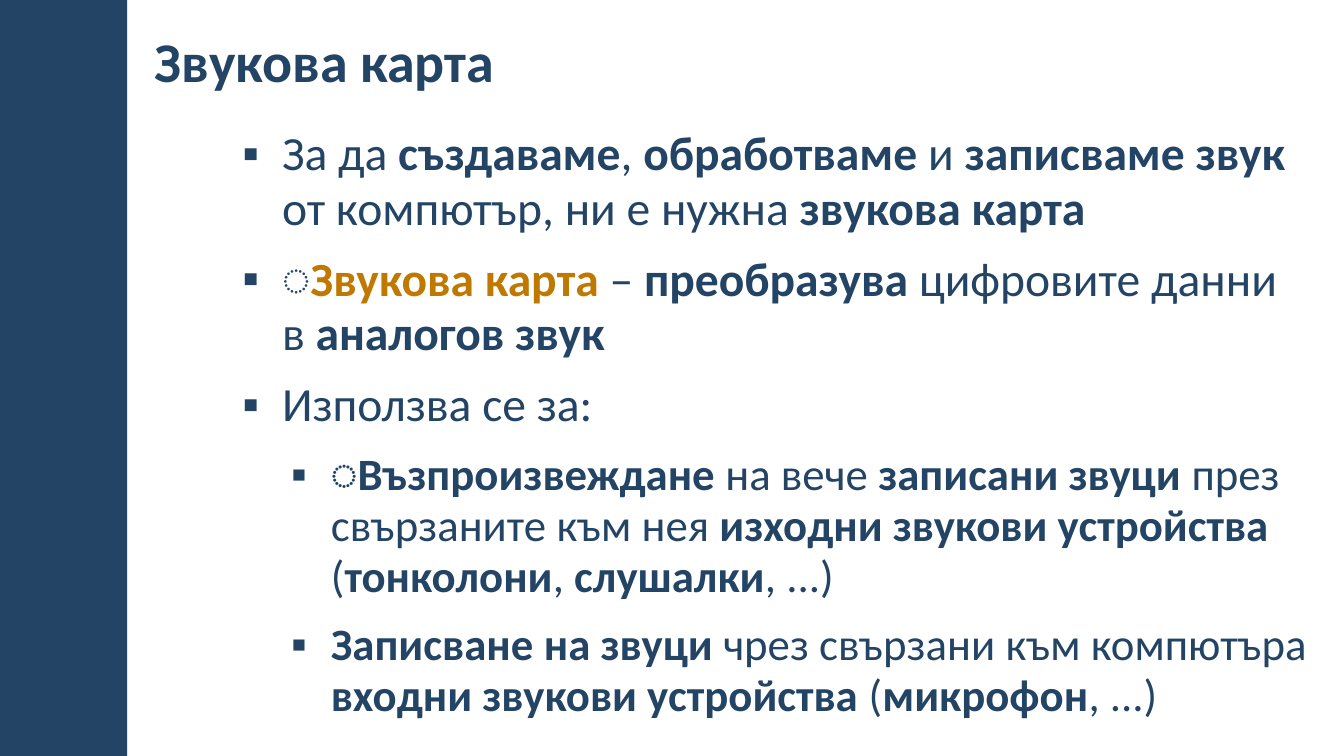
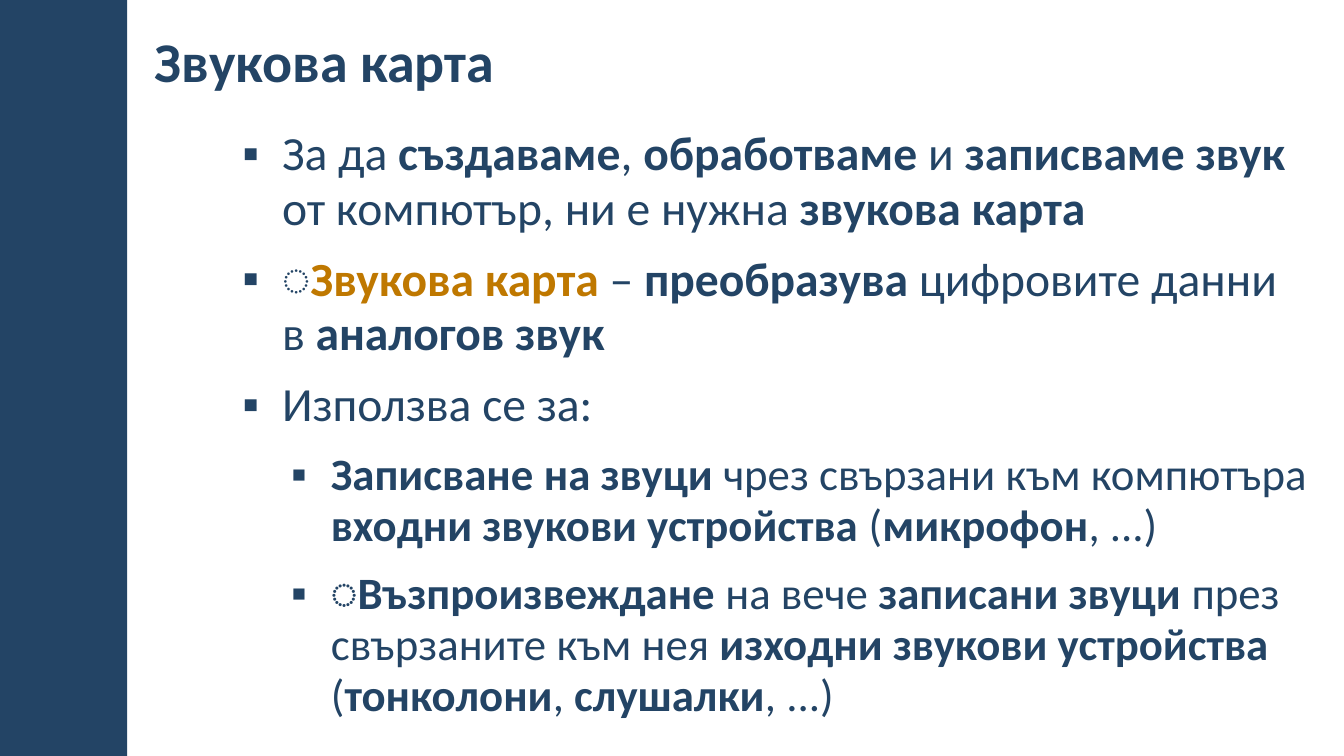
Before and after one commit to BG-IT-Edu/School-Programming, a slide deck: slide 4 of Courses/Computer-Modeling-and-IT/Computer-Modeling-and-IT-5-Class/10-Working-With-Sound-and-Video-Information/10-Working-With-Sound-and-Video-Information.pptx. Drawn at 1344x756 pixels with LibreOffice and Linux fonts; fonts in the diff are those of the drawing; background and template pictures are left out. Boxes give left, top, right and bottom in pixels: in the first picture for what was removed or moved away, otherwise in the second. Text is boxed around its words. In the diff, an @@ line names an element or a change of style, - is before the commit and + after.

```diff
--- a/Courses/Computer-Modeling-and-IT/Computer-Modeling-and-IT-5-Class/10-Working-With-Sound-and-Video-Information/10-Working-With-Sound-and-Video-Information.pptx
+++ b/Courses/Computer-Modeling-and-IT/Computer-Modeling-and-IT-5-Class/10-Working-With-Sound-and-Video-Information/10-Working-With-Sound-and-Video-Information.pptx
@@ text at bbox=[331, 460, 1307, 549]: paragraph added @@
+  ▪ Записване на звуци чрез свързани към компютъра входни звукови устройства (микрофон, ...)
@@ text at bbox=[331, 630, 1307, 719]: paragraph removed @@
-  ▪ Записване на звуци чрез свързани към компютъра входни звукови устройства (микрофон, ...)
```
Also in this commit, not shown: 5 other slides changed, 2 slides added.
